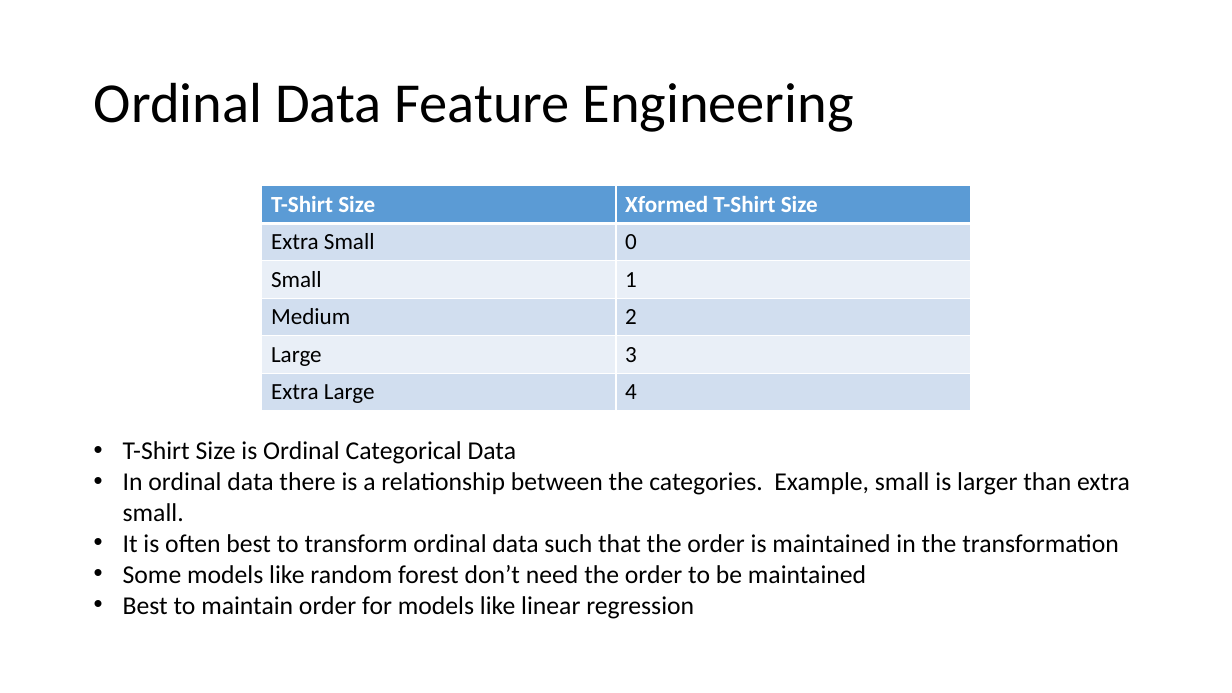
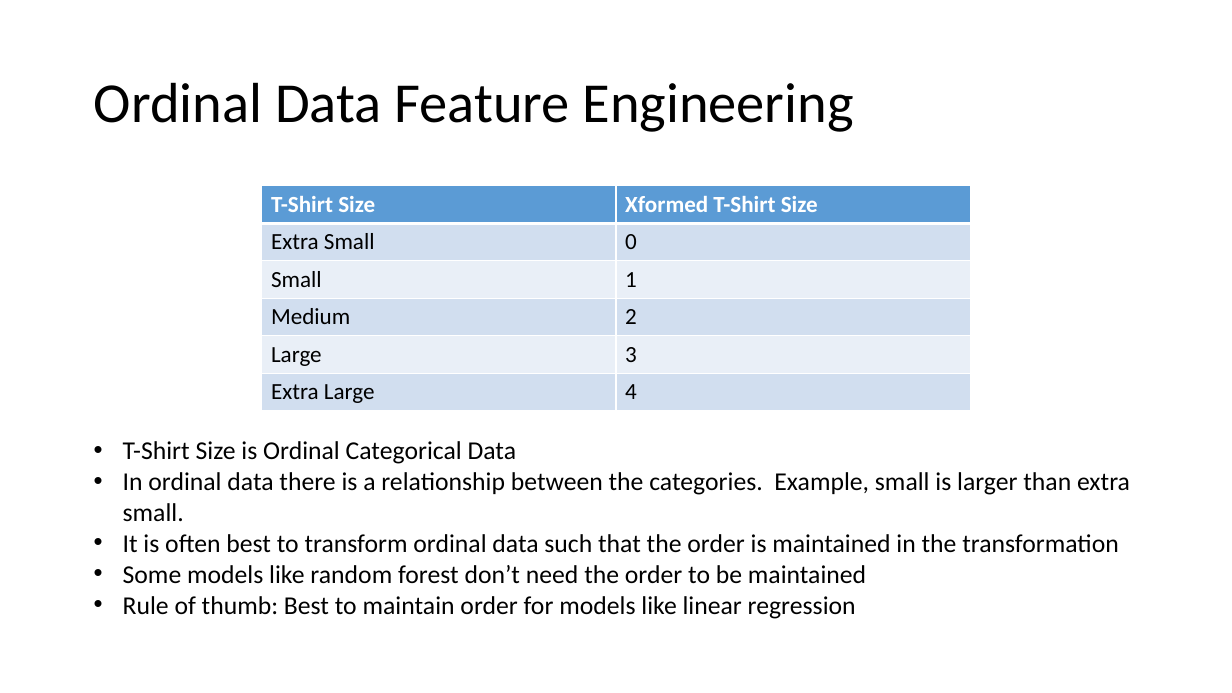
Before and after one commit to chaithrakc/syr_ads_bigdata_analytics, a slide deck: slide 32 of lecture06/lecture6-0-assessing-model-accuracy.pptx (slide 35 before the commit). Drawn at 1232x693 pixels with LibreOffice and Linux fonts; fonts in the diff are those of the drawing. Boxes give left, top, right and bottom in pixels: in the first picture for what was removed or moved away, otherwise in the second. Text is boxed around its words. In the diff, an @@ line names an element or a change of style, - is before the commit and + after.

```diff
--- a/lecture06/lecture6-0-assessing-model-accuracy.pptx
+++ b/lecture06/lecture6-0-assessing-model-accuracy.pptx
@@ text at box(123, 596, 856, 619): text changed @@
-• Best to maintain order for models like linear regression
+• Rule of thumb: Best to maintain order for models like linear regression
```
Also in this commit, not shown: 10 other slides changed, 3 slides removed, 2 other files.
